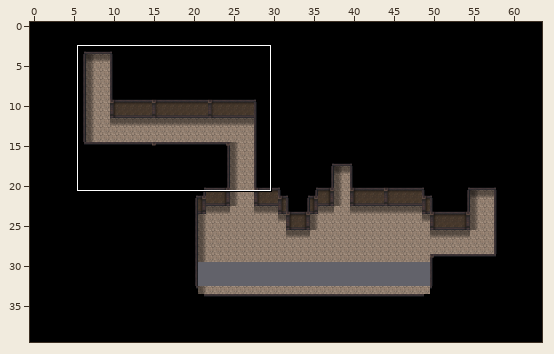
Two states of a Tiled map (JSON), public/map/underpass3.json. The picture above shows the old version from afar; the outline marks the close-up.
Close-up. As it was:
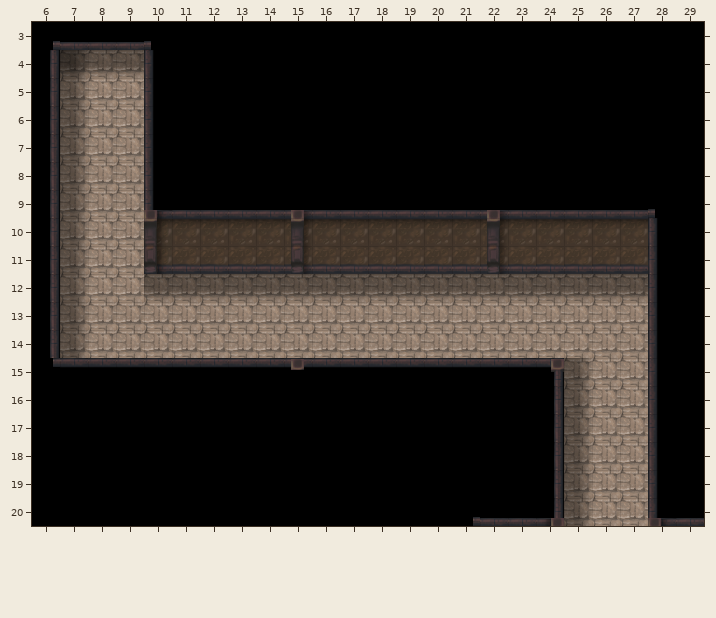
Cells are 32x32 px. Shown: x 6..29, y 3..20. The commit also changed other parts of the map, which this record leaves out.
Once edited:
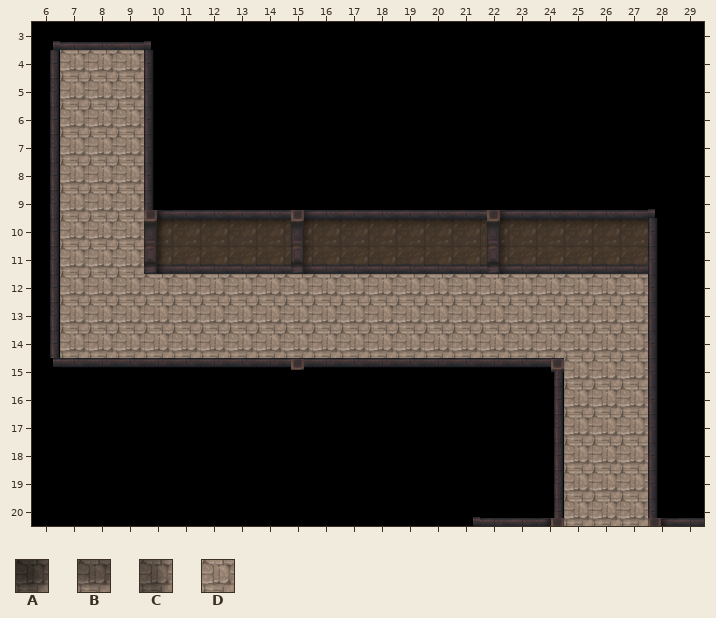
Key: from "underpass": A 25, B 26, C 35, D 36.
_ is an empty cell.
From old to new:
{"where": "layer \"layer1\""}
{"y":4,"x":7,"old":"ABB","new":"DDD"}
{"y":5,"x":7,"old":"C","new":"D"}
{"y":6,"x":7,"old":"C","new":"D"}
{"y":7,"x":7,"old":"C","new":"D"}
{"y":8,"x":7,"old":"C","new":"D"}
{"y":9,"x":7,"old":"C","new":"D"}
{"y":10,"x":7,"old":"C","new":"D"}
{"y":11,"x":7,"old":"C","new":"D"}
{"y":12,"x":7,"old":"C","new":"D"}
{"y":12,"x":10,"old":"BBBBBBBBBBBBBBBBBB","new":"DDDDDDDDDDDDDDDDDD"}
{"y":13,"x":7,"old":"C","new":"D"}
{"y":14,"x":7,"old":"C","new":"D"}
{"y":15,"x":25,"old":"C","new":"D"}
{"y":16,"x":25,"old":"C","new":"D"}
{"y":17,"x":25,"old":"C","new":"D"}
{"y":18,"x":25,"old":"C","new":"D"}
{"y":19,"x":25,"old":"C","new":"D"}
{"y":20,"x":25,"old":"C","new":"D"}
{"label":"changed","picture_box":[60,50,144,358]}
{"label":"changed","picture_box":[144,274,648,302]}
{"label":"changed","picture_box":[564,358,592,526]}
